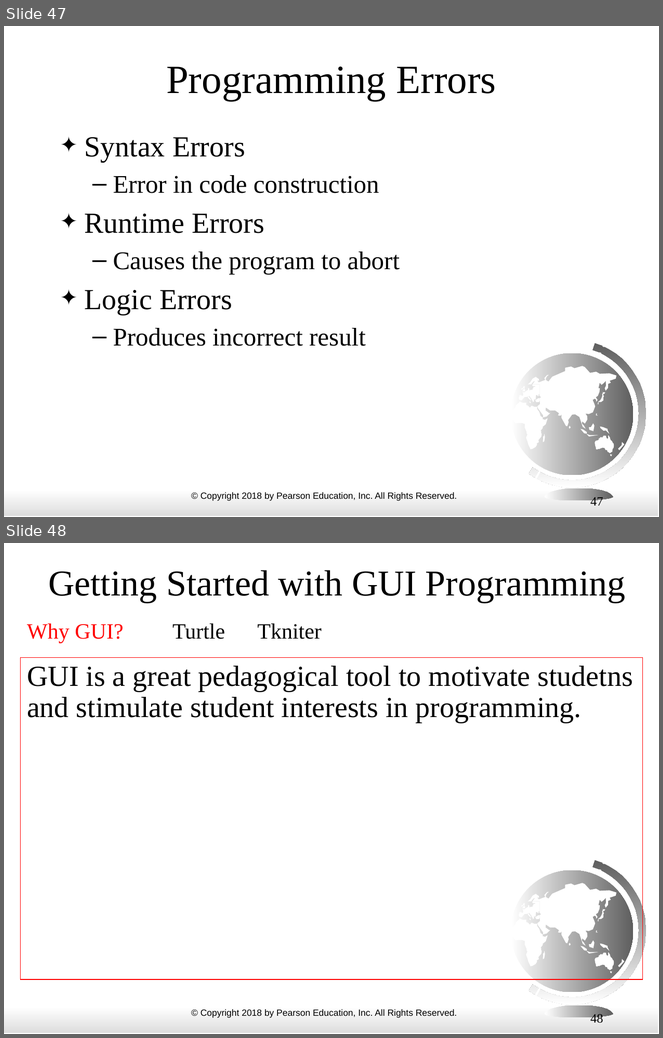
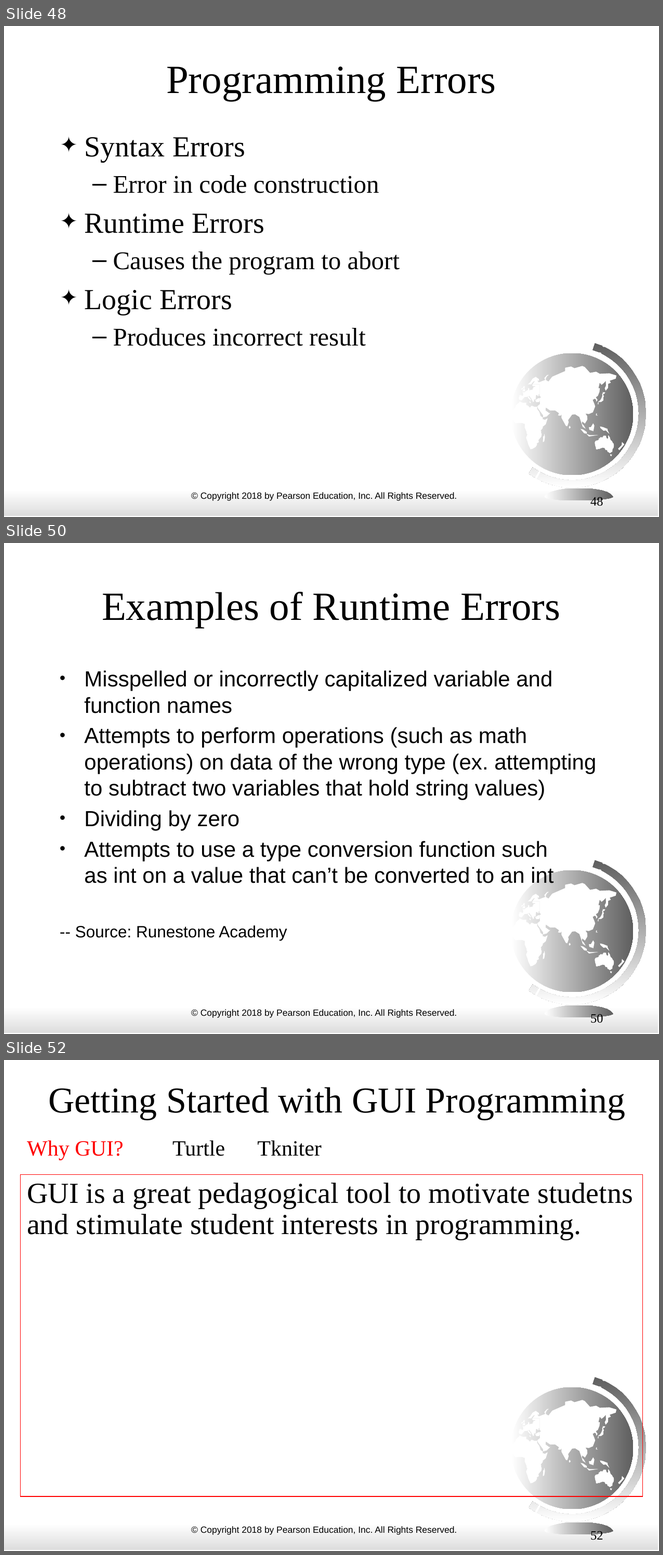
Before and after one commit to alp1991/ECE3_FALL24, a slide deck: ppt_slides/Chapter 01 Introduction.pptx. Shown one above the other, each under a label of ours: slides 47 and 48 before the commit, slides 48, 50 and 52 after it; the slides between them are not shown. The pictures are 663x1038 and 663x1555 pixels, drawn with LibreOffice and Linux fonts; fonts in the diff are those of the drawing. Boxes give left, top, right and bottom in pixels: in the first picture for what was removed or moved away, otherwise in the second. Text is boxed around its words. In the diff, an @@ line names an element or a change of style, - is before the commit and + after.

```diff
--- a/ppt_slides/Chapter 01 Introduction.pptx
+++ b/ppt_slides/Chapter 01 Introduction.pptx
@@ slide 50 added at [4,543,659,1034], background #FFFFFF; not listed: 26 template elements that a slide beside it also shows @@
@@ title added at [102,591,560,628], 44 pt, text #000000 @@
+Examples of Runtime Errors
@@ text added at [75,670,596,941], 24 pt, text #000000 @@
+• Misspelled or incorrectly capitalized variable and function names
+• Attempts to perform operations (such as math operations) on data of the wrong type (ex. attempting to subtract two variables that hold string values)
+• Dividing by zero
+• Attempts to use a type conversion function such as int on a value that can’t be converted to an int
+-- Source: Runestone Academy
@@ page number added at [591,1014,604,1026], 14 pt, text #000000 @@
+50
@@ what was slide 47 is now slide 48 @@
@@ page number at [591,497,604,509]: text changed @@
-47
+48
@@ what was slide 48 is now slide 52 @@
@@ page number at [591,1531,604,1543]: text changed @@
-48
+52
```
Also in this commit, not shown: 3 slides changed, 3 other slides added.
